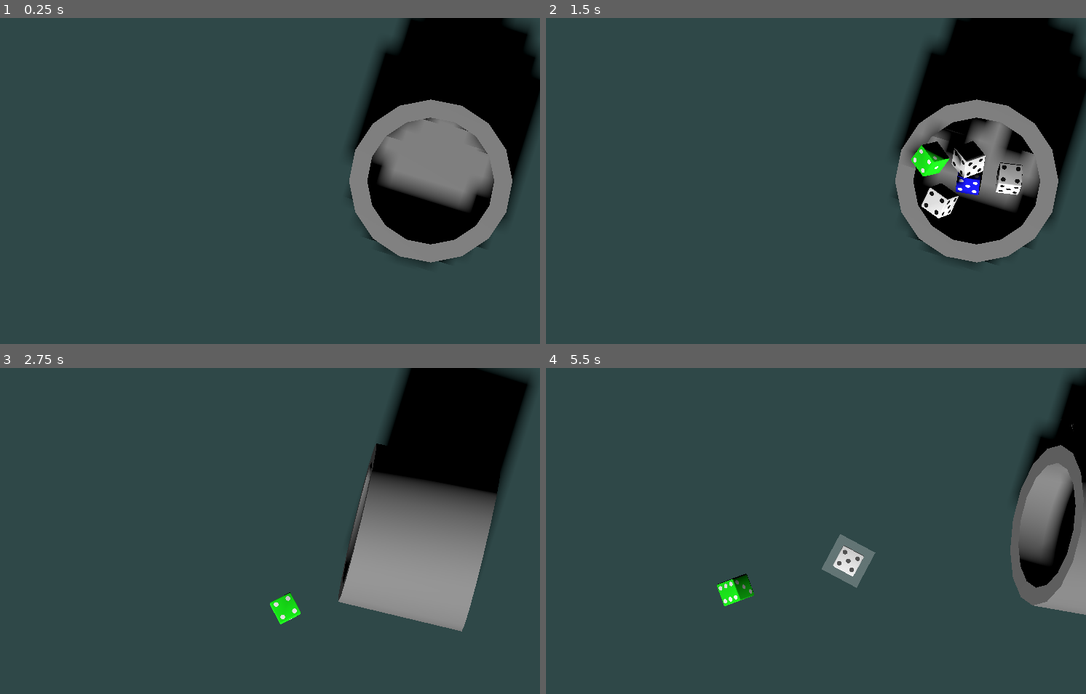
Above: before the commit, frames 1-4 (two rows, left to right).
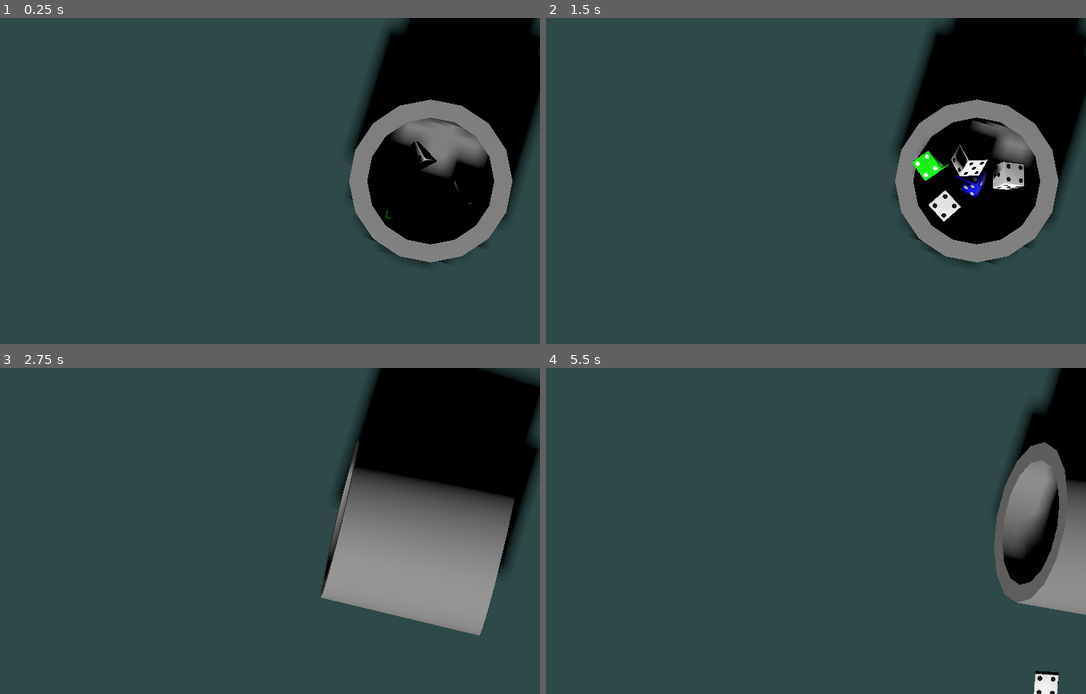
Above: after the commit, the same moments.

Repository: SangHyung-Jung/ColorDiceRollGame
Game: Godot game, scene res://placeholder.tscn
The game is run twice, just before and just after one commit, with the same random seed, the same clock (stepped at 60 frames per second) and the same inputs.
Inputs (mouse positions are in pixels of both pictures, inside the frame that each line leads up to):
- Up to frame 1 (0.25 s): no input
- Up to frame 2 (1.5 s): tap Enter at 0.5 s; move the mouse to (924, 164) at 0.52 s; tap C at 0.6, 1.35 s; click (924, 164) at 0.67 s; tap Space at 1.25 s; move the mouse to (681, 197) at 1.27 s; click (681, 197) at 1.42 s
- Up to frame 3 (2.75 s): move the mouse to (307, 459) at 2.02 s; tap C at 2.1 s; click (307, 459) at 2.17 s
- Up to frame 4 (5.5 s): move the mouse to (767, 596) at 2.77 s; tap C every 0.75 s from 2.85 to 5.1 s; click (767, 596) at 2.92 s; move the mouse to (967, 579) at 3.52 s; click (967, 579) at 3.67 s; move the mouse to (621, 482) at 4.27 s; click (621, 482) at 4.42 s; move the mouse to (826, 531) at 5.02 s; click (826, 531) at 5.17 s

The runs differ from the first frame. In frame 1, 4.0% of the frame differs, in the area x 68-100%, y 0-64%; in frame 2, 4.2%; in frame 3, 7.4%; in frame 4, 7.7%, in the area x 31-100%, y 0-100%.

Commit message:
debugging2

Diff:
--- a/cup.tscn
+++ b/cup.tscn
@@ -77,20 +77,19 @@
 
 [node name="CupBottom" type="CSGCylinder3D" parent="PhysicsBody/CollisionMesh"]
 transform = Transform3D(1, 0, 0, 0, 1, 0, 0, 0, 1, 0, -4.5, 0)
-visible = false
-radius = 8.0
+radius = 4.2
 sides = 16
 
 [node name="CupOuterWall" type="CSGCylinder3D" parent="PhysicsBody/CollisionMesh"]
 transform = Transform3D(1, 0, 0, 0, 1, 0, 0, 0, 1, 0, -1.5, 0)
 radius = 4.5
-height = 7.0
+height = 9.0
 sides = 16
 
 [node name="CupInnerSpace" type="CSGCylinder3D" parent="PhysicsBody/CollisionMesh"]
 operation = 2
 radius = 3.5
-height = 4.0
+height = 7.0
 sides = 16
 
 [node name="InsideArea" type="Area3D" parent="PhysicsBody"]
